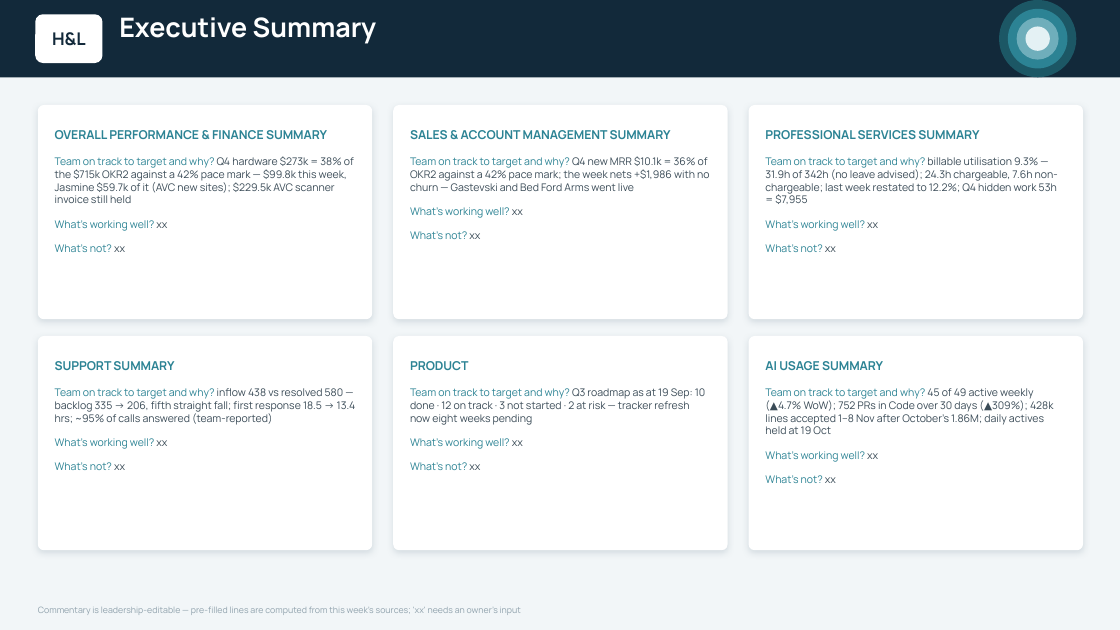
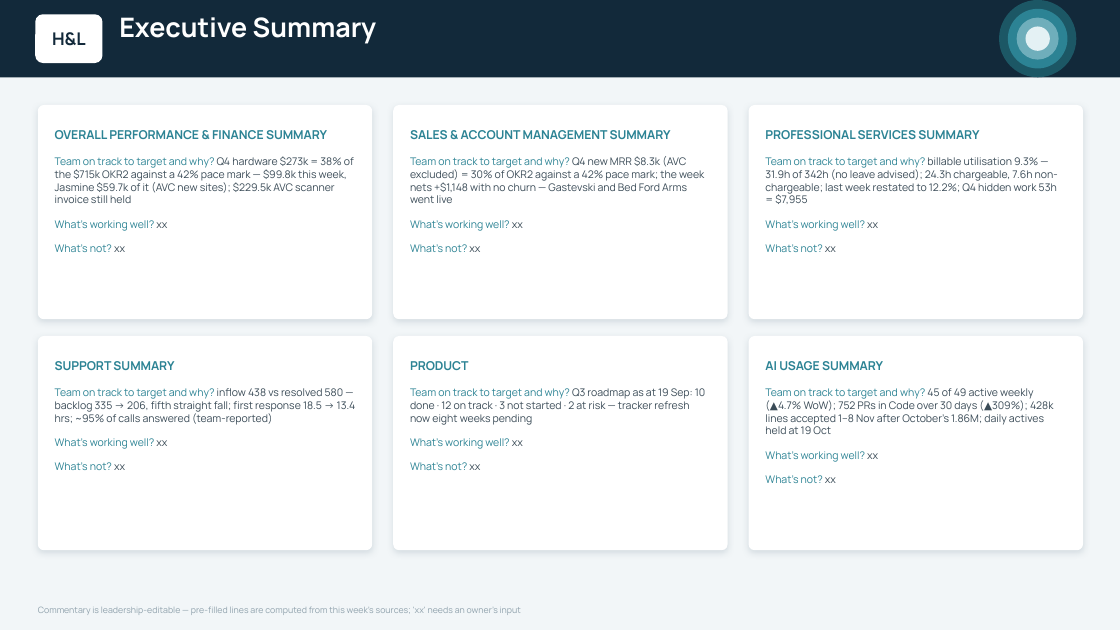
Before and after one commit to ihorner-hl/leadership-reporting, a slide deck: slide 3 of exec-deck/output/H&L Weekly Update - WC 2 Nov 2026.pptx. Drawn at 1120x630 pixels with LibreOffice and Linux fonts; fonts in the diff are those of the drawing. Boxes give left, top, right and bottom in pixels: in the first picture for what was removed or moved away, otherwise in the second. Text is boxed around its words. In the diff, an @@ line names an element or a change of style, - is before the commit and + after.

```diff
--- a/exec-deck/output/H&L Weekly Update - WC 2 Nov 2026.pptx
+++ b/exec-deck/output/H&L Weekly Update - WC 2 Nov 2026.pptx
@@ text at box(410, 156, 704, 203): text changed @@
-Team on track to target and why? Q4 new MRR $10.1k = 36% of OKR2 against a 42% pace mark; the week nets +$1,986 with no churn — Gastevski and Bed Ford Arms went live
+Team on track to target and why? Q4 new MRR $8.3k (AVC excluded) = 30% of OKR2 against a 42% pace mark; the week nets +$1,148 with no churn — Gastevski and Bed Ford Arms went live
```
Also in this commit, not shown: 2 other slides changed, 1 other file.
